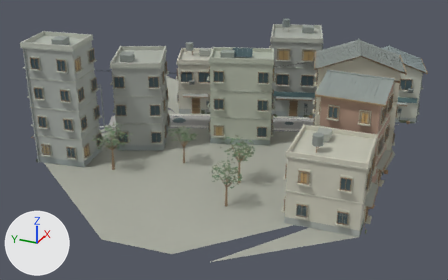
Two versions of the glTF model assets/town/renewal/models/street_3_2.glb, one commit apart.
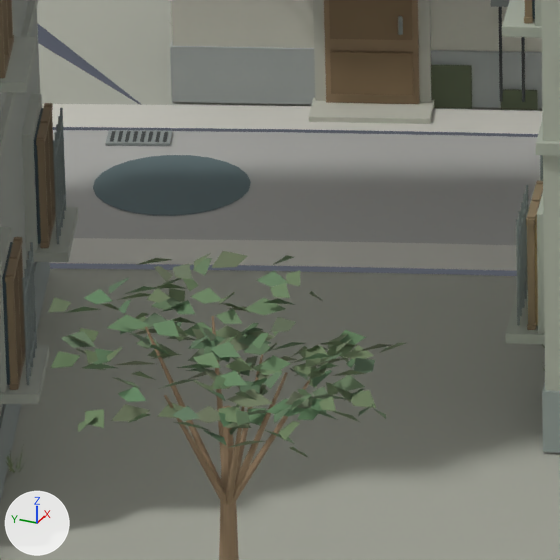
The first picture shows the older version from a 50 mm camera at (52.9, -105.9, 29.6) aimed at (111.4, -79.5, 0.3). The close-ups show the older and then the newer version on the part from 37% to 47% of the width and 37% to 54% of the height of that picture. Only the edits that show in the close-ups are written down. The lights are fixed; the arrows at lower left show +X, +Y and +Z. Vertices at exactly the same position are counted once.

Objects in the first close-up: 'concrete.017', 'graybrick.026', 'ground.062', 'leaf.020', 'metal.026', 'paving.041', 'plaster.026', 'puddle.029', 'road.007', 'stain.026', 'trim.026', 'wood.026' and 4 more.
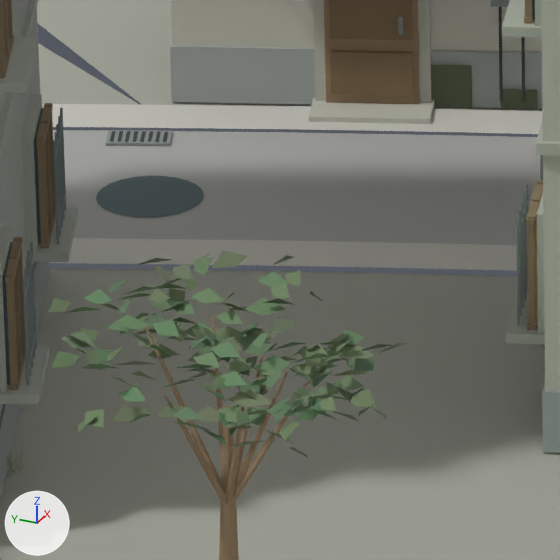
The edits, one by one:
me_puddle_029 is used by ob_puddle_029; location (0.0, 0.0, 0.0).
me_puddle_029 had 98 vertices, 144 faces and spanned x 114.12..120.21, y -85.02..-71.05, z 0.01.
me_puddle_029 now has 98 vertices, 144 faces and spans x 114.02..120.07, y -85.44..-71.24, z 0.01.
me_puddle_029 part 1: the loose piece of 49 vertices spanning x 114.12..115.77, y -72.69..-71.05, z 0.01 is scaled about its middle by (0.683, 0.683, 1), then moved by (-0.37, 0.06, 0.0).
Other edits to the shape of me_puddle_029 do not show in these pictures.

What differs and where, as boxes [x1, y1, x2, y2] in the close-ups (560 x 560 px):
'puddle.029', reshaped: before [93, 155, 251, 216]; after [96, 176, 204, 217]
